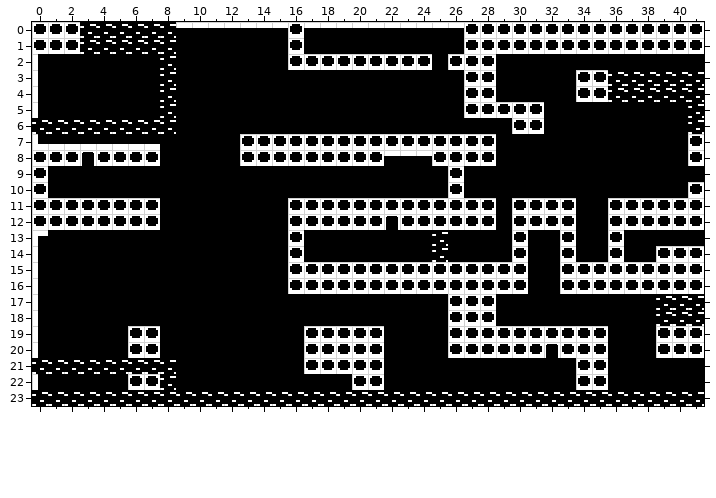
Tiled map (JSON): tiled/overworld.json. Above: the version before the commit.
Cells are 16x16 px. Shown: x 0..41, y 0..23.
And afterwards:
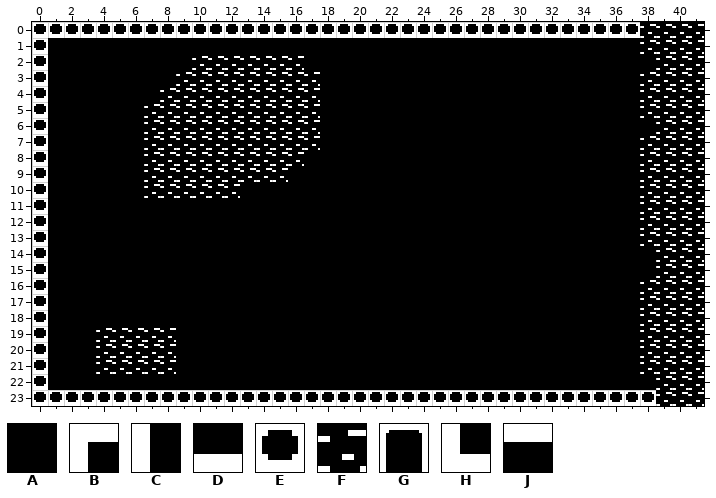
Key: from "overworld": A 0, B 1, C 2, D 3, E 4, F 6, G 7, H 8, J 11.
_ is an empty cell, . an unchanged one.
The author wrote: more ardukoi-ish map for early dev
Change:
--- layer "Tile Layer 1"
@@ x 0..41 @@
- 0 ...FFFFFFJJJJJJJ.JJJJJJJJJJ...........EEEE
- 1 .EEFFFFFF.......E..........EEEEEEEEEEEEEEE
- 2 C.......F.AAAAAAEEEEEEEEE.EEE..........AAA
- 3 C.......FAAAAAAAAA.........EE.....EEFF....
- 4 C........AAAAAAAAA.........EE.....EEFF....
- 5 C......A.AAAAAAAAA.........EEEEE......AAA.
- 6 FFFFFFF..AAAAAAAAA............EE.......AA.
- 7 HDDDDDDDAAAAAEEEEEEEEEEEEEEEE.........AAAE
- 8 .EEGEEEEAAAAAEEEEEEEEEJJJEEEE.........AAAE
- 9 .......AAAAAAAAA..........E...........AAAA
-10 .......AAAAAA.............E...........AAAE
-11 .EEEEEEE........EEEEEEEEEEEEE.EEEE..EEEEEE
-12 .EEEEEEE........EEEEEEGEEEEEE.EEEE..EEEEEE
-13 B...............E........F....E..E..E.AAAA
-14 C...............E........F....E..E..E..EEE
-15 C...............EEEEEEEEEEEEEEE..EEEEEEEEE
-16 C...............EEEEEEEEEEEEEEE..EEEEEEEEE
-17 C.........................EEE.........A...
-18 C.........................EEE.........A...
-19 C...AAEEA........EEEEE....EEEEEEEEEE..AEEE
-20 C...AAEEA........EEEEE....EEEEEEGEEE..AEEE
-21 FFFF.............EEEEE............EE..AAAA
-22 C.....EEF...........EE............EE...AAA
-23 FFFFFFFFFFFFFFFFFFFFFFFFFFFFFFFFFFFFFFF...
+ 0 ...EEEEEEEEEEEEE.EEEEEEEEEE...........FFFF
+ 1 .AAAAAAAA.......A..........AAAAAAAAAAAFFFF
+ 2 E.......A.FFFFFFFAAAAAAAA.AAA..........FFF
+ 3 E.......AFFFFFFFFF.........AA.....AAAA....
+ 4 E........FFFFFFFFF.........AA.....AAAA....
+ 5 E......F.FFFFFFFFF.........AAAAA......FFF.
+ 6 EAAAAAA..FFFFFFFFF............AA.......FF.
+ 7 EAAAAAAFFFFFFFFFFFAAAAAAAAAAA.........FFFF
+ 8 .AAAAAAFFFFFFFFFFAAAAAAAAAAAA.........FFFF
+ 9 .......FFFFFFFFF..........A...........FFFF
+10 .......FFFFFF.............A...........FFFF
+11 .AAAAAAA........AAAAAAAAAAAAA.AAAA..AAFFFF
+12 .AAAAAAA........AAAAAAAAAAAAA.AAAA..AAFFFF
+13 E...............A........A....A..A..A.FFFF
+14 E...............A........A....A..A..A..FFF
+15 E...............AAAAAAAAAAAAAAA..AAAAAAFFF
+16 E...............AAAAAAAAAAAAAAA..AAAAAFFFF
+17 E.........................AAA.........F...
+18 E.........................AAA.........F...
+19 E...FFFFF........AAAAA....AAAAAAAAAA..FFFF
+20 E...FFFFF........AAAAA....AAAAAAAAAA..FFFF
+21 EAAA.............AAAAA............AA..FFFF
+22 E.....AAA...........AA............AA...FFF
+23 EEEEEEEEEEEEEEEEEEEEEEEEEEEEEEEEEEEEEEE...
